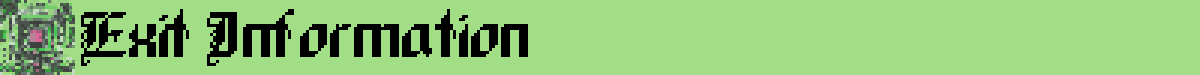
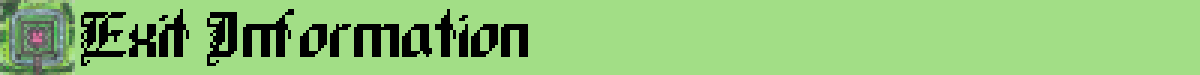
Two versions of the same layered image (1200 × 75). Layer-by-layer changes:
renamed "Pasted Layer" to "Pasted Layer#1", moved it above "Text Layer", painted on it over 0, 0, 75, 75
